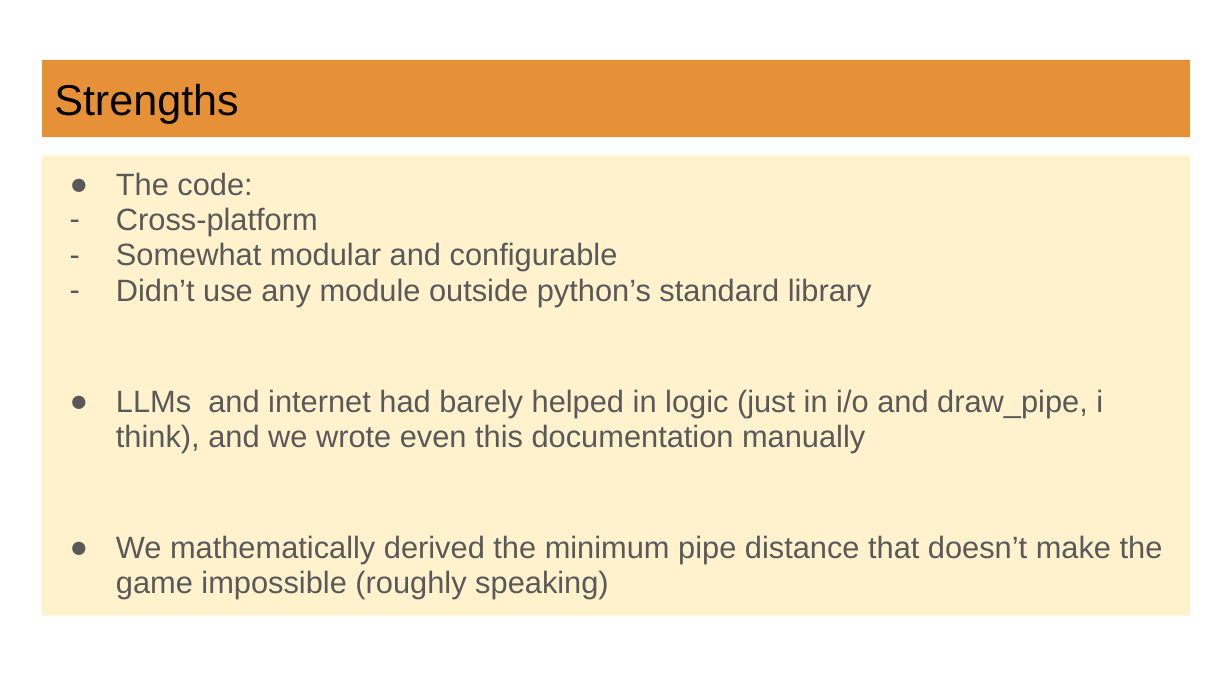
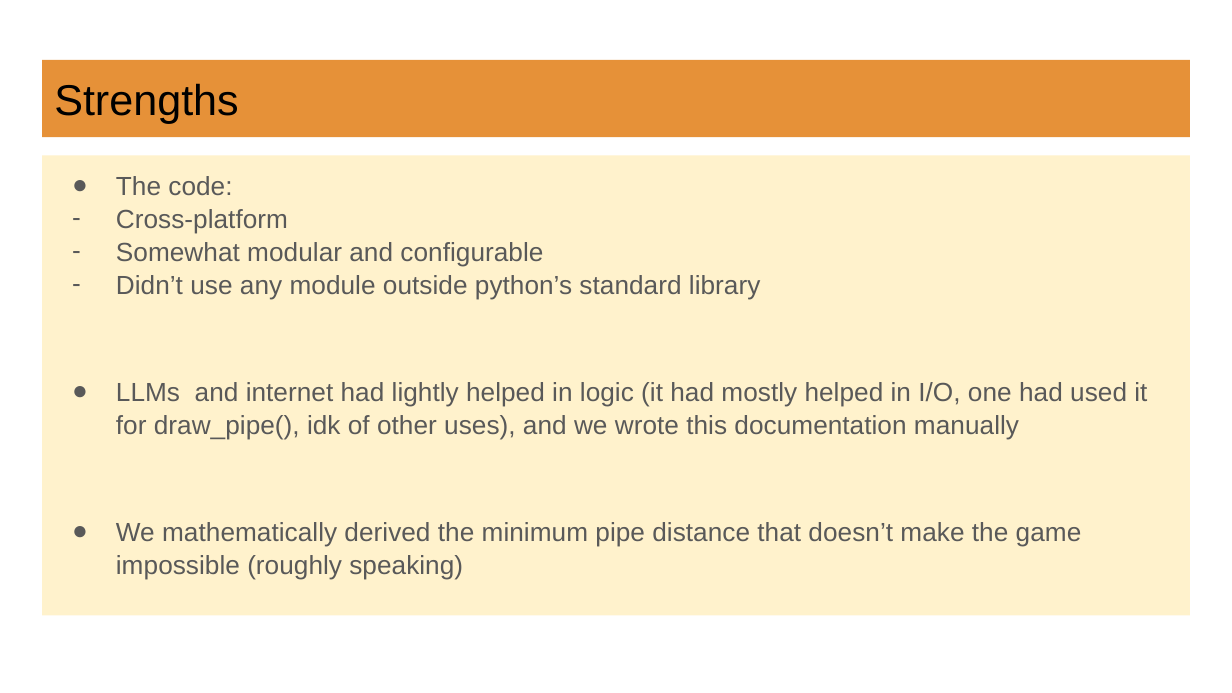
Before and after one commit to Rusomati/flappy_bird, a slide deck: slide 30 of flappy bird documentation.pptx. Drawn at 1232x693 pixels with LibreOffice and Linux fonts; fonts in the diff are those of the drawing. Boxes give left, top, right and bottom in pixels: in the first picture for what was removed or moved away, otherwise in the second. Text is boxed around its words. In the diff, an @@ line names an element or a change of style, - is before the commit and + after.

Commit message:
had edited documentation

```diff
--- a/flappy bird documentation.pptx
+++ b/flappy bird documentation.pptx
@@ text at [116,176,1082,580]: size 18 to 15.3 pt in "The code:", "Cross-platform", "Somewhat modular and configurable", "Didn’t use any module outside python’s standard ..." and 1 more places; indent changed; line spacing 0.95 to 1.05 @@
@@ text at [116,382,1147,440]: text changed; size 18 to 15.3 pt @@
-● LLMs and internet had barely helped in logic (just in i/o and draw_pipe, i think), and we wrote even this documentation manually
+● LLMs and internet had lightly helped in logic (it had mostly helped in I/O, one had used it for draw_pipe(), idk of other uses), and we wrote this documentation manually
```
Also in this commit, not shown: 23 other slides changed, 1 other file.
